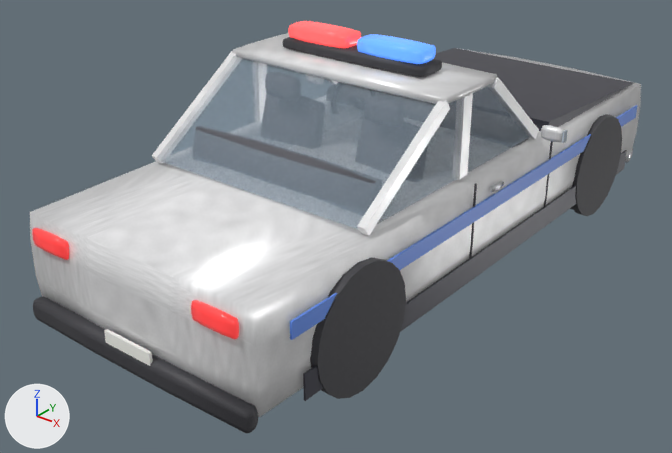
What one commit did to the glTF model models/police.glb.
Before and after are seen from a 50 mm lens placed at (3.47, -4.9, 2.31), pointed at (-0.13, -0.4, -0.48). The axes (+X, +Y, +Z) are drawn at lower left. The lights are the same throughout. The older version comes first. Where no turn or scale is listed for an object, it has been applied to the vertices. Vertices at exactly the same position are counted once.

In view in the first picture: 'SirenB', 'SirenR', 'police_body'.
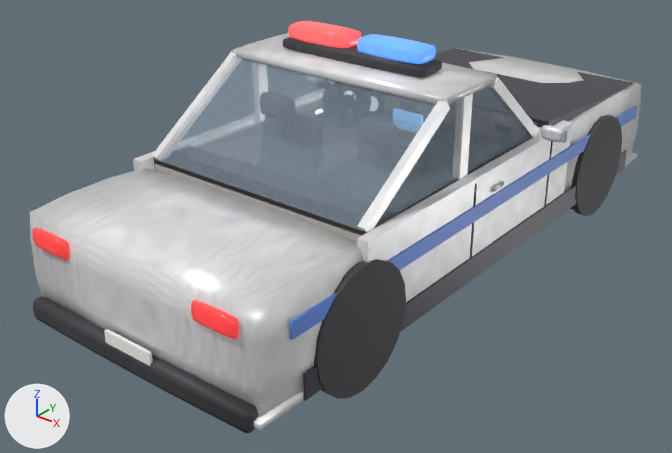
The change, as a diff of the scene's bpy script:
```diff
--- a/models/police.glb.py
+++ b/models/police.glb.py
@@ mat_knob @@
+mat_knob = bpy.data.materials.new('knob')
+# colours: dark grey #3f3f3f
+# uses the picture img_brushed
@@ mat_carpet @@
+mat_carpet = bpy.data.materials.new('carpet')
+# colours: dark grey #616165
+# uses the picture img_noise
@@ me_police @@
-me_police.from_pydata(...)  # 2448 vertices, 4548 faces; spans x -1.09..1.09, y -2.35..2.44, z -0.75..0.77
+me_police.from_pydata(...)  # 3227 vertices, 5938 faces; spans x -1.09..1.09, y -2.35..2.44, z -0.75..0.77
+# me_police part 1: a new loose piece, a box spanning x -0.92..-0.85, y -1.45..0.9, z -0.515..0.145, in mat_paint
+# me_police part 2: a new loose piece, a box spanning x 0.85..0.92, y -1.45..0.9, z -0.515..0.145, in mat_paint
+# me_police part 3: the loose piece of 56 vertices spanning x 0.16..0.64, y -0.66..-0.44, z -0.18..0.43 is scaled about its middle by (1, 1.12, 1.03), then moved by (0.0, -0.02, -0.13)
+# me_police part 4: the loose piece of 56 vertices spanning x -0.72..0.72, y -1.2..-1.02, z -0.17..0.32 is moved by (0.0, -0.08, -0.13)
+# me_police part 5: the loose piece of 56 vertices spanning x -0.8..0.8, y 0.28..0.58, z 0.0..0.22 is copied, and the copy is scaled about its middle by (1.02, 1.42, 1.18), then moved by (0.0, 0.02, -0.03); it spans x -0.81..0.81, y 0.24..0.66, z -0.05..0.22
+# me_police part 6: 8 vertices moved from x -0.92..0.92, y 0.77, z -0.33..0.14 to x -0.92..0.92, y 1.8, z -0.33..0.14; 12 vertices removed from x -0.92..0.92, y -0.77..0.77, z -0.53..0.14; 535 vertices added at x -0.92..0.92, y -2.3..2.3, z -0.56..0.56
+# other edits to the shape of me_police do not show in these pictures
 me_police.materials.append(mat_paint)
@@ me_police @@
 me_police.materials.append(mat_police_blue)
+me_police.materials.append(mat_interior)  # light grey #c4bfb8
+me_police.materials.append(mat_carpet)
+me_police.materials.append(mat_headliner)  # white #e5e2dd
+me_police.materials.append(mat_cluster)  # dark grey #3f3f45
+me_police.materials.append(mat_dial)  # white #f9f9f3, glowing greyish blue #95aabc
+me_police.materials.append(mat_needle)  # orange #ff9559, glowing orange #e78650
+me_police.materials.append(mat_radio_screen)  # blue #7cbcf3, glowing blue #6195c2
+me_police.materials.append(mat_knob)
```

Location of each change, (x1, y1, x2, y2) in pixels of the pictures (672 x 453 px; the box of a moved part takes in the faces that stretch with it):
part 1 of me_police, added
    after: (133, 151, 155, 171)
part 2 of me_police, added
    after: (357, 120, 572, 302)
part 3 of me_police, moved or reshaped (not visible before)
    after: (398, 200, 420, 214)
part 4 of me_police, moved or reshaped (not visible afterwards)
    before: (196, 127, 376, 184)
part 5 of me_police, added (mostly hidden)
    after: (487, 121, 538, 162)
part 6 of me_police, built on
    before: (31, 131, 636, 417)
    after: (31, 62, 638, 431)
